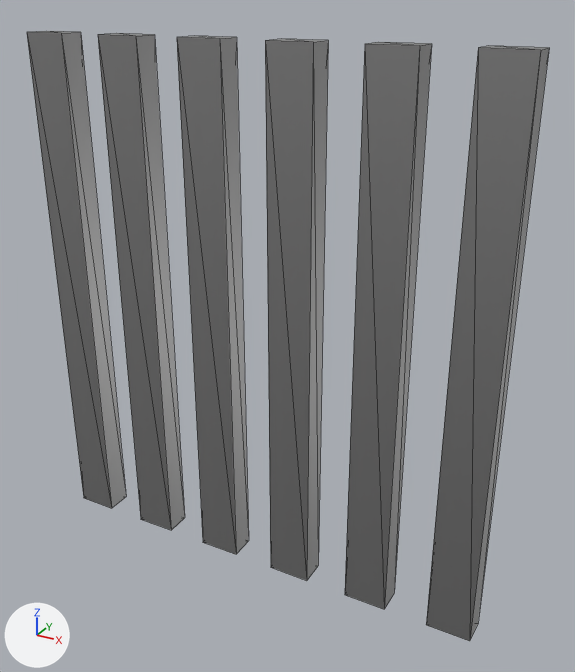
An edit to the glTF model Program/Ψ/Data/Fence/Fence.gltf, drawn before and after from the same camera.
Camera for both pictures: a 50 mm camera at (2.77, -4.56, 4.3) aimed at (0.21, 0.1, 1.97). Lighting does not change. The marker at lower left points along +X, +Y and +Z. Mesh edges are drawn as thin lines. Objects named as collision shapes, trigger or cutter boxes, shadow casters or lower levels of detail are left out. Where no turn or scale is listed for an object, it has been applied to the vertices. Vertices at the same position are counted once.

The older version as bpy lines, for what is in view:
```python
me_cube_001 = bpy.data.meshes.new('Cube.001')
me_cube_001.from_pydata(...)  # a box spanning x 1.48..1.81, y -0.1..0.1, z -2.0..2.0; a box spanning x 0.82..1.15, y -0.1..0.1, z -2.0..2.0; a box spanning x 0.16..0.49, y -0.1..0.1, z -2.0..2.0; a box spanning x -0.49..-0.16, y -0.1..0.1, z -2.0..2.0; a box spanning x -1.15..-0.82, y -0.1..0.1, z -2.0..2.0; a box spanning x -1.81..-1.48, y -0.1..0.1, z -2.0..2.0
me_cube_001.materials.append(mat_material_001)  # grey #a6a6a6
ob_cube = bpy.data.objects.new('Cube', me_cube_001)
ob_cube.location = (0.0, 0.0, 2.0)
```
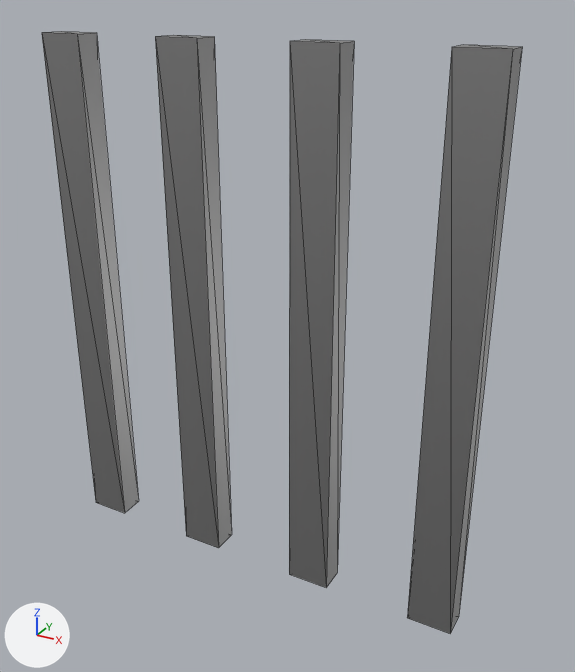
The edits, one by one:
me_cube_001 has 48 vertices, 72 faces and spans x -1.81..1.81, y -0.1..0.1, z -2.0..2.0.
me_cube_001 is used by ob_cube; location (0.0, 0.0, 2.0).
me_cube_001 part 1: the loose piece of 8 vertices spanning x 1.48..1.81, y -0.1..0.1, z -2.0..2.0 is moved by (-0.15, 0.0, 0.0).
me_cube_001 part 2: the loose piece of 8 vertices spanning x 0.16..0.49, y -0.1..0.1, z -2.0..2.0 is moved by (0.17, 0.0, 0.0).
me_cube_001 part 3: the loose piece of 8 vertices spanning x -0.49..-0.16, y -0.1..0.1, z -2.0..2.0 is moved by (-0.17, 0.0, 0.0).
me_cube_001 part 4: the loose piece of 8 vertices spanning x -1.81..-1.48, y -0.1..0.1, z -2.0..2.0 is moved by (0.15, 0.0, 0.0).
me_cube_001 part 5: the loose piece of 8 vertices spanning x 0.82..1.15, y -0.1..0.1, z -2.0..2.0 is deleted.
me_cube_001 part 6: the loose piece of 8 vertices spanning x -1.15..-0.82, y -0.1..0.1, z -2.0..2.0 is deleted.

What differs and where, as boxes [x1, y1, x2, y2] in the pictures (575 x 672 px; the box of a moved part takes in the faces that stretch with it):
'Cube', reshaped (8% narrower)
    before: [27, 31, 549, 641]
    after: [42, 31, 522, 634]
part 1 of me_cube_001, moved or reshaped
    before: [426, 46, 549, 641]
    after: [407, 45, 522, 634]
part 2 of me_cube_001, moved or reshaped
    before: [265, 39, 328, 581]
    after: [289, 39, 354, 588]
part 3 of me_cube_001, moved or reshaped
    before: [177, 36, 249, 554]
    after: [155, 35, 232, 548]
part 4 of me_cube_001, moved or reshaped
    before: [27, 31, 126, 508]
    after: [42, 31, 139, 513]
part 5 of me_cube_001, deleted
    before: [345, 42, 432, 609]
part 6 of me_cube_001, deleted
    before: [98, 33, 185, 530]
